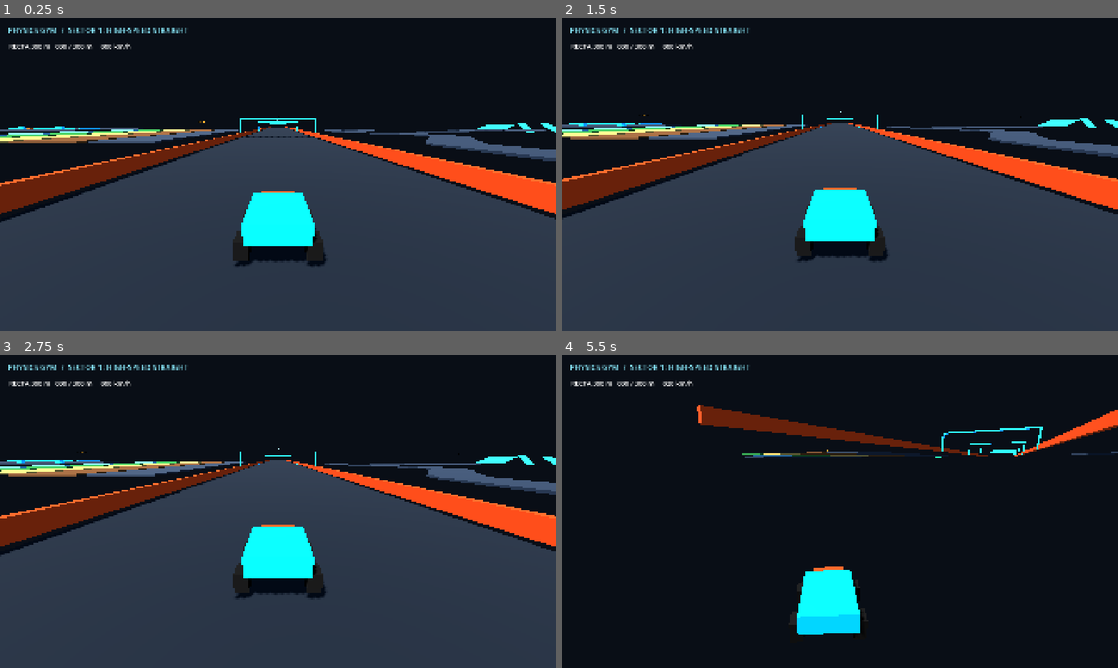
Above: before the commit, frames 1-4 (two rows, left to right).
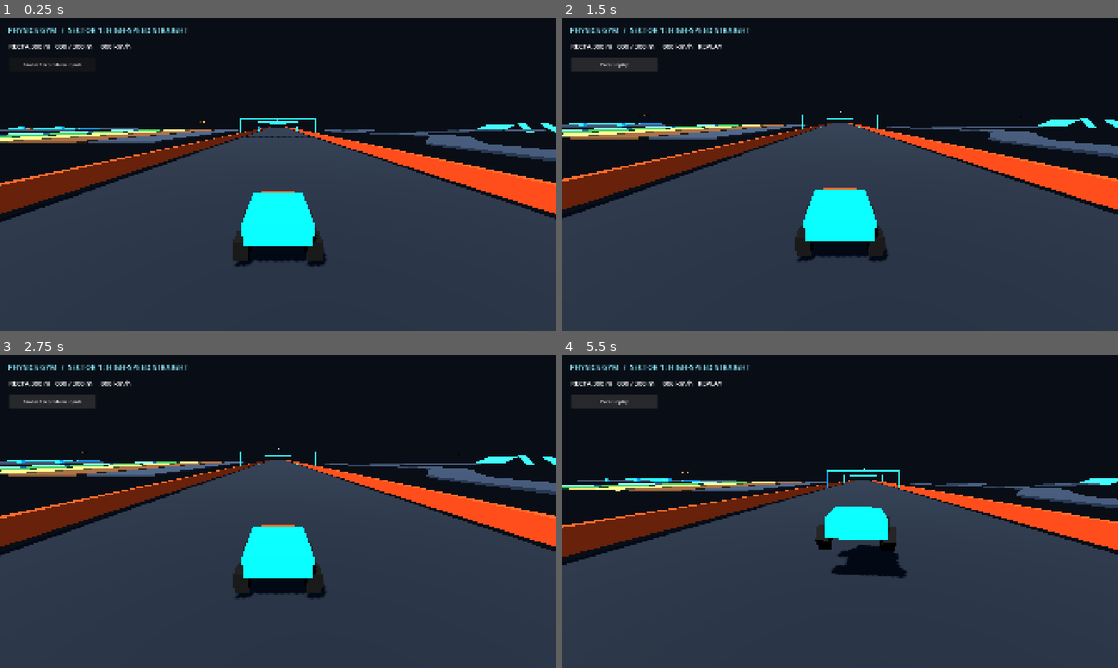
Above: after the commit, the same moments.

Repository: GammaYoshimura/kart
Game: Godot game, scene res://scenes/prototype/physics_gym.tscn
Same seed, same stepped clock (60 frames per second), same inputs: the game is played once before the commit and once after it. This scene is started directly instead of the project's main scene.
Inputs (mouse positions are in pixels of both pictures, inside the frame that each line leads up to):
- Up to frame 1 (0.25 s): no input
- Up to frame 2 (1.5 s): click (612, 64) at 0.5 s, where only the run after the commit has a clickable "Grabar / reproducir inputs"; click (612, 64) at 1.25 s, where only the run after the commit has a clickable "Detener y reproducir"
- Up to frame 3 (2.75 s): click (50, 401) at 2 s, where only the run after the commit has a clickable "Parar replay"
- Up to frame 4 (5.5 s): tap Enter at 2.75 s; hold D (steer_right) 2.78-3.53 s; hold Q (aim_backward) 2.78-3.53 s; tap Space (drift_hop) at 3.02, 3.77, 5.27 s; hold S (brake_reverse) 3.53-4.28 s; tap Page Down (toggle_perf_overlay) at 3.6 s; hold D (steer_right) 4.28-5.03 s; hold E (use_item) 4.28-5.03 s; hold W (accelerate) from 5.03 s (still down); tap Q (aim_backward) at 5.1 s

The runs differ from the first frame. In frame 1, less than 0.1% of the frame differs, in the area x 4-15%, y 14-16%; in frame 2, 0.7%; in frame 3, 0.7%; in frame 4, 57%, in the area x 0-100%, y 8-100%.

Commit message:
feat: record and replay physics gym inputs

Diff:
--- a/scenes/prototype/physics_gym.gd
+++ b/scenes/prototype/physics_gym.gd
@@ -6,8 +6,12 @@
 
 @onready var _kart: KartSimBody = $Kart
 @onready var _readout: Label = $HUD/Readout
+@onready var _replay_button: Button = $HUD/ReplayButton
 var _gate_material: StandardMaterial3D
 var _drift_road_material: StandardMaterial3D
+var _recorded_commands: Array[InputCommandFrame] = []
+var _scripted_source: ScriptedInputSource
+var _replay_mode: int = 0
 
 
 func _ready() -> void:
@@ -24,12 +28,58 @@
 	_build_ramp_sector()
 	_build_surface_sector()
 	_build_collision_sector()
+	var replay_connection_error: int = _replay_button.pressed.connect(_on_replay_button_pressed)
+	if replay_connection_error != OK:
+		push_error("PhysicsGym could not connect its replay button.")
+
+
+func _physics_process(_delta: float) -> void:
+	if _replay_mode == 1:
+		var command: InputCommandFrame = _kart.last_command_frame
+		_recorded_commands.append(InputCommandFrame.new(
+			command.tick, command.steer_axis, command.throttle_axis, command.brake_axis, command.buttons_bitmask
+		))
+	elif _replay_mode == 2 and _scripted_source != null and _scripted_source._next_frame_index >= _scripted_source.frames.size():
+		_replay_mode = 0
+		_kart.input_source = LocalHumanInputSource.new()
+		_replay_button.text = "Grabar / reproducir inputs"
+		_readout.text += "   REPLAY COMPLETE"
 
 
 func _process(_delta: float) -> void:
 	var distance_m: int = roundi(145.0 - _kart.global_position.z)
 	var speed_kmh: int = roundi(absf(_kart.state.forward_speed) * 3.6)
 	_readout.text = "RECTA 300 m   %03d / 300 m     %03d km/h" % [clampi(distance_m, 0, STRAIGHT_LENGTH_METERS), speed_kmh]
+	if _replay_mode == 1:
+		_readout.text += "   REC %d ticks" % _recorded_commands.size()
+	elif _replay_mode == 2:
+		_readout.text += "   REPLAY"
+
+
+func _on_replay_button_pressed() -> void:
+	if _replay_mode == 0:
+		_recorded_commands.clear()
+		_replay_mode = 1
+		_kart.input_source = LocalHumanInputSource.new()
+		_replay_button.text = "Detener y reproducir"
+	elif _replay_mode == 1:
+		if _recorded_commands.is_empty():
+			return
+		_scripted_source = ScriptedInputSource.new()
+		_scripted_source.frames = _recorded_commands.duplicate(true)
+		_replay_mode = 2
+		_kart.global_position = Vector3(0.0, 0.72, 145.0)
+		_kart.velocity = Vector3.ZERO
+		_kart.state = KartSimState.new()
+		_kart.state.position = _kart.global_position
+		_kart.state.heading_yaw = 0.0
+		_kart.simulation_tick = 0
+		_kart.input_source = _scripted_source
+		_replay_button.text = "Parar replay"
+	else:
+		_replay_mode = 0
+		_kart.input_source = LocalHumanInputSource.new()
+		_replay_button.text = "Grabar / reproducir inputs"
 
 
 func _build_distance_gates() -> void:
--- a/scenes/prototype/physics_gym.tscn
+++ b/scenes/prototype/physics_gym.tscn
@@ -182,6 +182,13 @@
 theme_override_font_sizes/font_size = 23
 text = "RECTA 300 m   000 / 300 m     000 km/h"
 
+[node name="ReplayButton" type="Button" parent="HUD"]
+offset_left = 32.0
+offset_top = 138.0
+offset_right = 330.0
+offset_bottom = 184.0
+text = "Grabar / reproducir inputs"
+
 [node name="DrivingDebugOverlay" parent="." instance=ExtResource("7_driving_overlay")]
 
 [node name="DrivingDebugDraw3D" type="Node3D" parent="."]
Not shown, changed: docs/ROADMAP_PROGRESS.md
